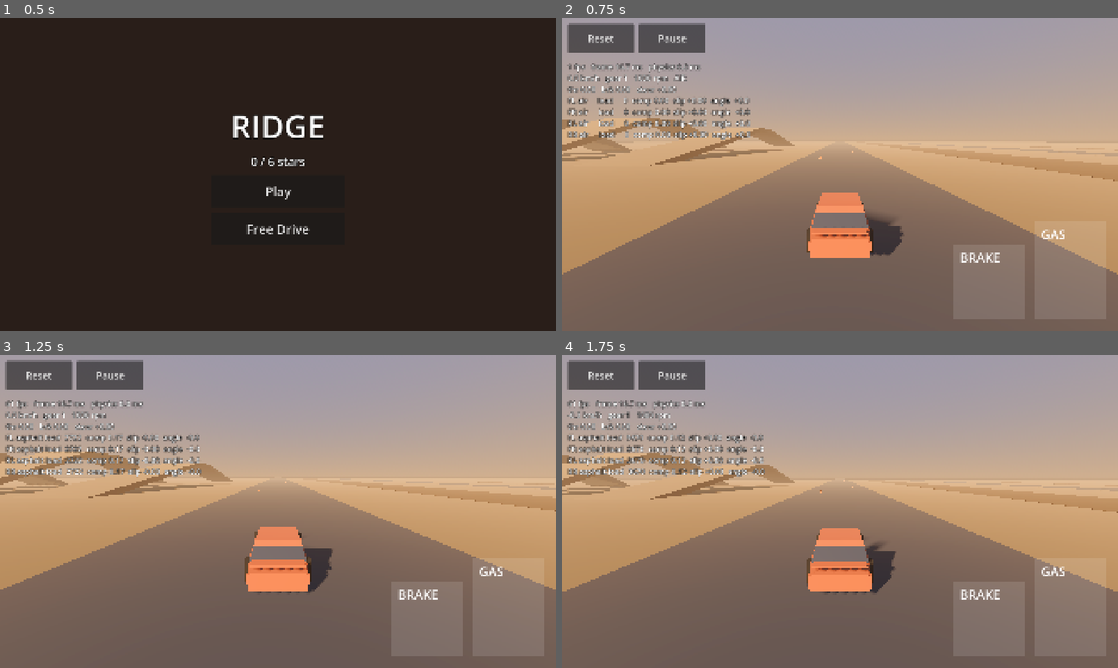
Above: before the commit, frames 1-4 (two rows, left to right).
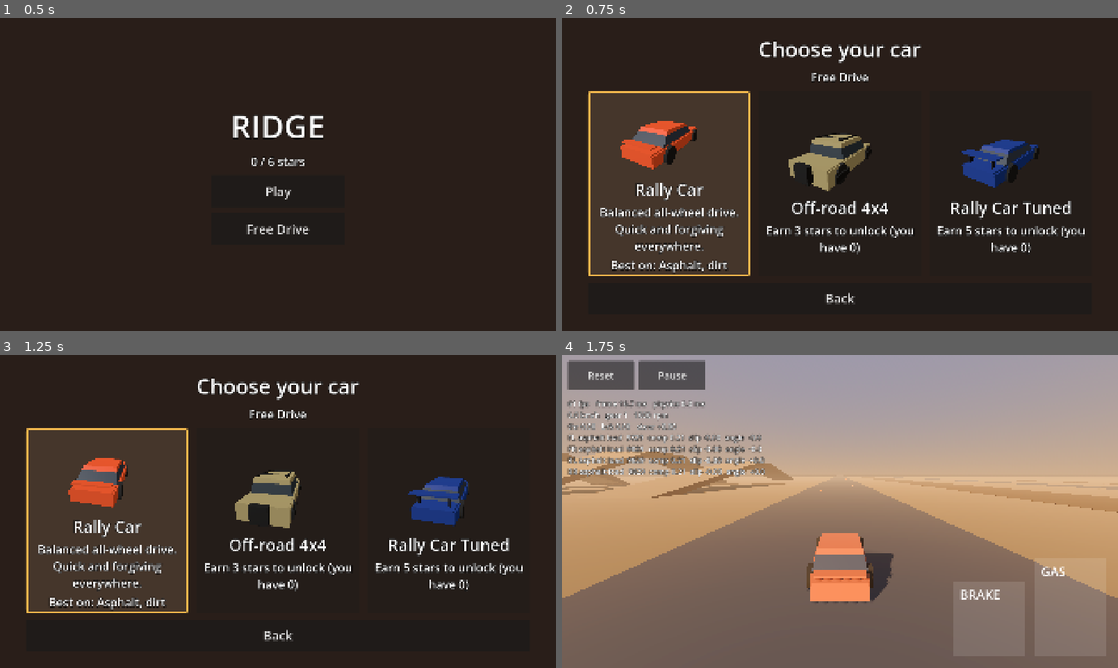
Above: after the commit, the same moments.

Repository: Stoian02/ridge
Game: Godot game, scene res://ui/main_menu.tscn
Same seed, same stepped clock (60 frames per second), same inputs: the game is played once before the commit and once after it.
Inputs (mouse positions are in pixels of both pictures, inside the frame that each line leads up to):
- Up to frame 1 (0.5 s): no input
- Up to frame 2 (0.75 s): click "Free Drive" at 0.5 s
- Up to frame 3 (1.25 s): no input
- Up to frame 4 (1.75 s): click (667, 520) at 1.27 s

Frame 1 is identical in both runs. In frame 2, 99% of the frame differs, in the area x 0-100%, y 0-100%; in frame 3, 99%; in frame 4, 4.7%.

Commit message:
Add car select after picking a level and before Free Drive
Co-Authored-By: Claude Haiku 4.5 <noreply@anthropic.com>
Claude-Session: https://claude.ai/code/session_01RhfJavT34eWyW3enLLKWgH

Diff:
--- a/game/level_def.gd
+++ b/game/level_def.gd
@@ -6,6 +6,8 @@
 @export var id: StringName = &""
 @export var display_name: String = ""
 @export_file("*.tscn") var scene_path: String = ""
+## The level's surfaces in a few words for car select, e.g. "Dirt, mud, creek".
+@export var surfaces: String = ""
 ## Finish under this time for two stars (s).
 @export var two_star_time: float = 0.0
 ## Finish under this time for three stars (s).
--- a/levels/muddy_valley/muddy_valley_level.tres
+++ b/levels/muddy_valley/muddy_valley_level.tres
@@ -7,5 +7,6 @@
 id = &"muddy_valley"
 display_name = "Muddy Valley"
 scene_path = "res://levels/muddy_valley/muddy_valley.tscn"
+surfaces = "Dirt, mud, creek"
 two_star_time = 95.0
 three_star_time = 85.0
--- a/levels/rally_road/rally_road_level.tres
+++ b/levels/rally_road/rally_road_level.tres
@@ -7,5 +7,6 @@
 id = &"rally_road"
 display_name = "Rally Road"
 scene_path = "res://levels/rally_road/rally_road.tscn"
+surfaces = "Asphalt"
 two_star_time = 80.0
 three_star_time = 72.0
--- /dev/null
+++ b/tests/unit/test_car_select.gd
@@ -0,0 +1,97 @@
+extends GutTest
+## Car select (spec §5.2), with GameState in the save sandbox.
+
+const CAR_SELECT := preload("res://ui/car_select.tscn")
+const RALLY_ROAD := "res://levels/rally_road/rally_road.tscn"
+
+var state: Node
+
+
+func before_each() -> void:
+	SaveSandbox.enter()
+	state = SaveSandbox.game_state()
+	state.pending_scene = RALLY_ROAD
+
+
+func after_each() -> void:
+	SaveSandbox.leave()
+
+
+func _screen() -> Control:
+	var screen: Control = CAR_SELECT.instantiate()
+	add_child_autofree(screen)
+	return screen
+
+
+func _card(screen: Node, id: StringName) -> Button:
+	return screen.find_child(String(id), true, false)
+
+
+func _labels(node: Node) -> Array:
+	return node.find_children("*", "Label", true, false).map(func(l: Label) -> String: return l.text)
+
+
+func _earn_three_stars() -> void:
+	state.record_finish(state.catalog.levels[0], 60.0, {})
+
+
+func test_one_card_per_car_each_with_a_preview_under_the_destination() -> void:
+	var screen := _screen()
+	assert_has(_labels(screen), "Rally Road · Asphalt")
+	for car in state.car_catalog.cars:
+		var card := _card(screen, car.id)
+		assert_not_null(card, "a card for %s" % car.id)
+		var previews := card.find_children("*", "", true, false).filter(func(node: Node) -> bool: return node is CarPreview)
+		assert_eq(previews.size(), 1, "%s has a preview" % car.id)
+
+
+func test_unlocked_cars_describe_themselves_and_locked_cars_say_what_they_need() -> void:
+	var screen := _screen()
+	var rally := _card(screen, &"rally")
+	assert_false(rally.disabled)
+	assert_has(_labels(rally), state.car_catalog.cars[0].description)
+	assert_has(_labels(rally), "Best on: Asphalt, dirt")
+	var offroad := _card(screen, &"offroad_4x4")
+	assert_true(offroad.disabled)
+	assert_has(_labels(offroad), "Earn 3 stars to unlock (you have 0)")
+
+
+func test_the_selected_car_is_highlighted() -> void:
+	_earn_three_stars()
+	state.set_selected_car(&"offroad_4x4")
+	var screen := _screen()
+	assert_true(_card(screen, &"offroad_4x4").has_theme_stylebox_override("normal"))
+	assert_false(_card(screen, &"rally").has_theme_stylebox_override("normal"))
+
+
+func test_tapping_a_car_saves_it_and_starts_the_pending_scene() -> void:
+	_earn_three_stars()
+	var screen := _screen()
+	_card(screen, &"offroad_4x4").pressed.emit()
+	assert_eq(state.progress.selected_car, "offroad_4x4")
+	assert_eq(SaveSandbox.requested_scenes, [RALLY_ROAD])
+
+
+func test_back_returns_to_level_select_or_to_the_main_menu_from_free_drive() -> void:
+	var level_screen := _screen()
+	level_screen.find_children("*", "Button", true, false).filter(func(b: Button) -> bool: return b.text == "Back")[0].pressed.emit()
+	assert_eq(SaveSandbox.requested_scenes, [state.LEVEL_SELECT])
+	level_screen.queue_free()
+	state.pending_scene = state.FREE_DRIVE
+	var free_screen := _screen()
+	assert_has(_labels(free_screen), "Free Drive")
+	free_screen.find_children("*", "Button", true, false).filter(func(b: Button) -> bool: return b.text == "Back")[0].pressed.emit()
+	assert_eq(SaveSandbox.requested_scenes[-1], state.MAIN_MENU)
+
+
+func test_car_select_only_uses_characters_the_font_has() -> void:
+	var font := ThemeDB.fallback_font
+	state.pending_scene = "res://levels/muddy_valley/muddy_valley.tscn"
+	var screen := _screen()
+	var texts := _labels(screen)
+	texts.append("Earn 5 stars to unlock (you have 3)")
+	for car in state.car_catalog.cars:
+		texts.append_array([car.display_name, car.description, "Best on: %s" % car.best_on])
+	for text: String in texts:
+		for character in text:
+			assert_true(font.has_char(character.unicode_at(0)), "font has '%s' (in \"%s\")" % [character, text])
--- a/tests/unit/test_menus.gd
+++ b/tests/unit/test_menus.gd
@@ -43,7 +43,8 @@
 	add_child_autofree(menu)
 	_button(menu, "Play").pressed.emit()
 	_button(menu, "Free Drive").pressed.emit()
-	assert_eq(SaveSandbox.requested_scenes, [state.LEVEL_SELECT, state.FREE_DRIVE])
+	assert_eq(SaveSandbox.requested_scenes, [state.LEVEL_SELECT, state.CAR_SELECT])
+	assert_eq(state.pending_scene, state.FREE_DRIVE, "car select then starts Free Drive")
 
 
 func test_main_menu_shows_total_stars() -> void:
@@ -53,7 +54,7 @@
 	assert_has(_labels(menu), "2 / 6 stars")
 
 
-func test_level_select_opens_an_unlocked_level() -> void:
+func test_level_select_opens_car_select_for_an_unlocked_level() -> void:
 	var select: Control = LEVEL_SELECT.instantiate()
 	add_child_autofree(select)
 	var card: Button = select.find_child("rally_road", true, false)
@@ -61,7 +62,8 @@
 	assert_has(_labels(card), "Rally Road")
 	assert_has(_labels(card), "No time yet")
 	card.pressed.emit()
-	assert_eq(SaveSandbox.requested_scenes, ["res://levels/rally_road/rally_road.tscn"])
+	assert_eq(SaveSandbox.requested_scenes, [state.CAR_SELECT])
+	assert_eq(state.pending_scene, "res://levels/rally_road/rally_road.tscn")
 
 
 func test_level_select_shows_best_time_and_stars() -> void:
--- /dev/null
+++ b/ui/car_preview.gd
@@ -0,0 +1,80 @@
+class_name CarPreview
+extends SubViewportContainer
+## A small turning 3D view of a car for car select (spec §6.3): its low-poly body
+## and simple wheels, lit by their own light in their own world, so the preview costs
+## nothing outside the menu.
+
+## Turning speed (radians per second).
+const TURN_SPEED := 0.6
+const TIRE_COLOR := Color(0.12, 0.12, 0.12)
+
+var car: CarDef
+## The node the body and wheels sit on; it turns.
+var turntable: Node3D
+
+var _viewport_size: Vector2i
+
+
+func _init(shown_car: CarDef = null, viewport_size := Vector2i(480, 280)) -> void:
+	car = shown_car
+	_viewport_size = viewport_size
+	stretch = true
+	custom_minimum_size = Vector2(viewport_size)
+	mouse_filter = Control.MOUSE_FILTER_IGNORE
+
+
+func _ready() -> void:
+	var viewport := SubViewport.new()
+	viewport.size = _viewport_size
+	viewport.own_world_3d = true
+	viewport.transparent_bg = true
+	add_child(viewport)
+	var environment := Environment.new()
+	environment.ambient_light_source = Environment.AMBIENT_SOURCE_COLOR
+	environment.ambient_light_color = Color(0.78, 0.72, 0.66)
+	environment.ambient_light_energy = 0.7
+	var world := WorldEnvironment.new()
+	world.environment = environment
+	viewport.add_child(world)
+	var sun := DirectionalLight3D.new()
+	sun.rotation_degrees = Vector3(-40.0, -30.0, 0.0)
+	viewport.add_child(sun)
+	turntable = Node3D.new()
+	viewport.add_child(turntable)
+	if car != null:
+		_add_car()
+	var reach := car.stats.body_size.z if car != null else 4.0
+	var camera := Camera3D.new()
+	camera.fov = 40.0
+	# Close enough that the car fills most of the view as it turns.
+	camera.position = Vector3(reach * 0.72, reach * 0.42, reach * 0.95)
+	viewport.add_child(camera)
+	camera.look_at(Vector3(0.0, 0.15, 0.0))
+	camera.current = true
+
+
+func _process(delta: float) -> void:
+	turntable.rotate_y(TURN_SPEED * delta)
+
+
+func _add_car() -> void:
+	var stats := car.stats
+	var body := MeshInstance3D.new()
+	body.mesh = CarBodyBuilder.build(car.body, stats)
+	body.material_override = CarBodyBuilder.material()
+	turntable.add_child(body)
+	var tire := CylinderMesh.new()
+	tire.top_radius = stats.wheel_radius
+	tire.bottom_radius = stats.wheel_radius
+	tire.height = stats.wheel_width
+	var tire_material := StandardMaterial3D.new()
+	tire_material.albedo_color = TIRE_COLOR
+	for is_front: bool in [true, false]:
+		for is_left: bool in [true, false]:
+			var wheel := MeshInstance3D.new()
+			wheel.mesh = tire
+			wheel.material_override = tire_material
+			# Roughly where the wheel rests with the car on its springs.
+			wheel.position = stats.wheel_mount_position(is_front, is_left) - Vector3(0.0, stats.suspension_length * 0.6, 0.0)
+			wheel.rotation_degrees.z = 90.0
+			turntable.add_child(wheel)
--- /dev/null
+++ b/ui/car_select.gd
@@ -0,0 +1,115 @@
+extends Control
+## Car select (spec §5.2): one card per catalog car with a turning preview, its
+## description and what it is best on, or how many stars unlock it. The last car
+## chosen is highlighted. Tapping an unlocked card saves it and starts
+## GameState.pending_scene. Back, Escape or the back gesture return to level select,
+## or to the main menu when heading for Free Drive.
+
+const CARD_SIZE := Vector2(560.0, 640.0)
+const PREVIEW_SIZE := Vector2i(480, 280)
+const NAME_FONT := 56
+const SELECTED_BORDER := Color(0.95, 0.72, 0.3)
+
+
+func _ready() -> void:
+	var column := UiKit.centered_column(self, UiKit.BACKGROUND)
+	column.add_child(UiKit.label("Choose your car", UiKit.HEADING_FONT))
+	column.add_child(UiKit.label(destination_text(GameState.pending_scene)))
+	var cards := HBoxContainer.new()
+	cards.alignment = BoxContainer.ALIGNMENT_CENTER
+	cards.add_theme_constant_override("separation", 30)
+	column.add_child(cards)
+	for car in GameState.car_catalog.cars:
+		cards.add_child(_card(car))
+	column.add_child(UiKit.button("Back", _back))
+
+
+func _unhandled_input(event: InputEvent) -> void:
+	if event.is_action_pressed("ui_cancel"):
+		get_viewport().set_input_as_handled()
+		_back()
+
+
+func _notification(what: int) -> void:
+	if what == NOTIFICATION_WM_GO_BACK_REQUEST:
+		_back()
+
+
+## "Muddy Valley · Dirt, mud, creek", "Free Drive", or the level name alone when it
+## lists no surfaces.
+static func destination_text(scene_path: String) -> String:
+	if scene_path == GameState.FREE_DRIVE:
+		return "Free Drive"
+	var level := GameState.level_for_scene(scene_path)
+	if level == null:
+		return ""
+	if level.surfaces.is_empty():
+		return level.display_name
+	return "%s · %s" % [level.display_name, level.surfaces]
+
+
+## "Earn 3 stars to unlock (you have 2)"
+static func locked_text(car: CarDef, total_stars: int) -> String:
+	return "Earn %d stars to unlock (you have %d)" % [car.unlock_stars, total_stars]
+
+
+## The card for one car: a button that chooses it, disabled while locked.
+func _card(car: CarDef) -> Button:
+	var unlocked := GameState.is_car_unlocked(car)
+	var card := Button.new()
+	card.name = String(car.id)
+	card.custom_minimum_size = CARD_SIZE
+	card.focus_mode = Control.FOCUS_NONE
+	card.disabled = not unlocked
+	card.pressed.connect(_choose.bind(car))
+	if unlocked and car == GameState.selected_car():
+		for state: String in ["normal", "hover", "pressed"]:
+			card.add_theme_stylebox_override(state, _selected_style())
+	var content := VBoxContainer.new()
+	content.set_anchors_preset(Control.PRESET_FULL_RECT)
+	content.alignment = BoxContainer.ALIGNMENT_CENTER
+	content.add_theme_constant_override("separation", 12)
+	content.mouse_filter = Control.MOUSE_FILTER_IGNORE
+	card.add_child(content)
+	var preview_holder := CenterContainer.new()
+	preview_holder.mouse_filter = Control.MOUSE_FILTER_IGNORE
+	preview_holder.add_child(CarPreview.new(car, PREVIEW_SIZE))
+	content.add_child(preview_holder)
+	content.add_child(UiKit.label(car.display_name, NAME_FONT))
+	if unlocked:
+		content.add_child(_wrapped(car.description))
+		content.add_child(UiKit.label("Best on: %s" % car.best_on))
+	else:
+		content.add_child(_wrapped(locked_text(car, GameState.progress.total_stars(GameState.catalog))))
+	return card
+
+
+func _wrapped(text: String) -> Label:
+	var result := UiKit.label(text)
+	result.autowrap_mode = TextServer.AUTOWRAP_WORD_SMART
+	result.custom_minimum_size.x = CARD_SIZE.x - 60.0
+	return result
+
+
+func _selected_style() -> StyleBoxFlat:
+	var style := StyleBoxFlat.new()
+	style.bg_color = Color(0.27, 0.21, 0.17)
+	style.border_color = SELECTED_BORDER
+	style.set_border_width_all(6)
+	style.set_corner_radius_all(10)
+	return style
+
+
+func _choose(car: CarDef) -> void:
+	GameState.set_selected_car(car.id)
+	if GameState.pending_scene.is_empty():
+		GameState.change_scene(GameState.LEVEL_SELECT)
+	else:
+		GameState.change_scene(GameState.pending_scene)
+
+
+func _back() -> void:
+	if GameState.pending_scene == GameState.FREE_DRIVE:
+		GameState.change_scene(GameState.MAIN_MENU)
+	else:
+		GameState.change_scene(GameState.LEVEL_SELECT)
--- /dev/null
+++ b/ui/car_select.tscn
@@ -0,0 +1,12 @@
+[gd_scene format=3]
+
+[ext_resource type="Script" path="res://ui/car_select.gd" id="1_select"]
+
+[node name="CarSelect" type="Control"]
+layout_mode = 3
+anchors_preset = 15
+anchor_right = 1.0
+anchor_bottom = 1.0
+grow_horizontal = 2
+grow_vertical = 2
+script = ExtResource("1_select")
--- a/ui/level_select.gd
+++ b/ui/level_select.gd
@@ -1,6 +1,6 @@
 extends Control
 ## Level select (spec §3.3): one card per catalog level with its best time and stars,
-## or a lock saying which level to finish first. Back, Escape or the back gesture
+## or a lock saying which level to finish first. A card opens car select for its level. Back, Escape or the back gesture
 ## return to the main menu.
 
 const CARD_SIZE := Vector2(560.0, 340.0)
@@ -39,7 +39,7 @@
 	card.custom_minimum_size = CARD_SIZE
 	card.focus_mode = Control.FOCUS_NONE
 	card.disabled = not unlocked
-	card.pressed.connect(GameState.change_scene.bind(level.scene_path))
+	card.pressed.connect(GameState.choose_car_for.bind(level.scene_path))
 	var content := VBoxContainer.new()
 	content.set_anchors_preset(Control.PRESET_FULL_RECT)
 	content.alignment = BoxContainer.ALIGNMENT_CENTER
--- a/ui/main_menu.gd
+++ b/ui/main_menu.gd
@@ -1,6 +1,6 @@
 extends Control
 ## The first screen (spec §3.2): the title, the player's total stars, Play (level
-## select) and Free Drive (the Test Ground). The back gesture closes the app, as it
+## select) and Free Drive (car select, then the Test Ground). The back gesture closes the app, as it
 ## does on any Android app's first screen.
 
 
@@ -9,7 +9,7 @@
 	column.add_child(UiKit.label("RIDGE", UiKit.TITLE_FONT))
 	column.add_child(UiKit.label(stars_text()))
 	column.add_child(UiKit.button("Play", GameState.change_scene.bind(GameState.LEVEL_SELECT)))
-	column.add_child(UiKit.button("Free Drive", GameState.change_scene.bind(GameState.FREE_DRIVE)))
+	column.add_child(UiKit.button("Free Drive", GameState.choose_car_for.bind(GameState.FREE_DRIVE)))
 
 
 func _notification(what: int) -> void:
Not shown, added: tests/unit/test_car_select.gd.uid
Not shown, added: ui/car_preview.gd.uid
Not shown, added: ui/car_select.gd.uid
